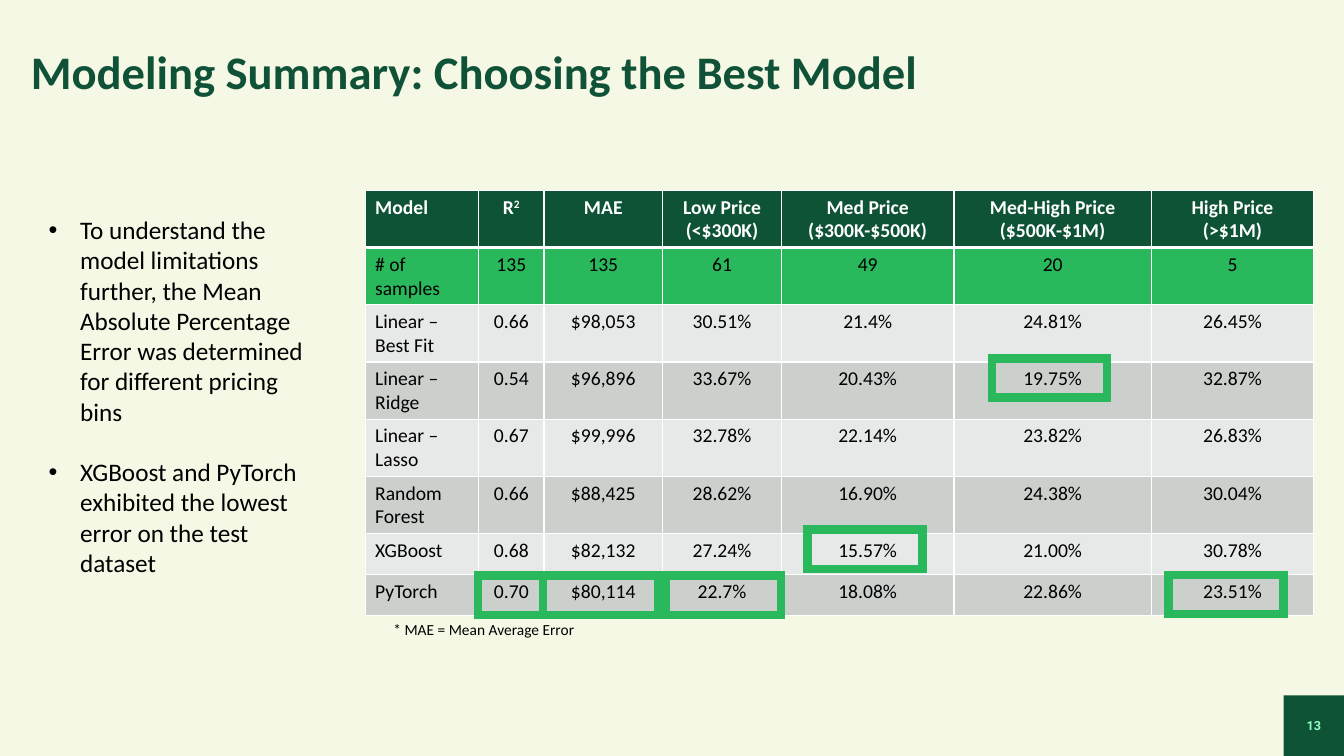
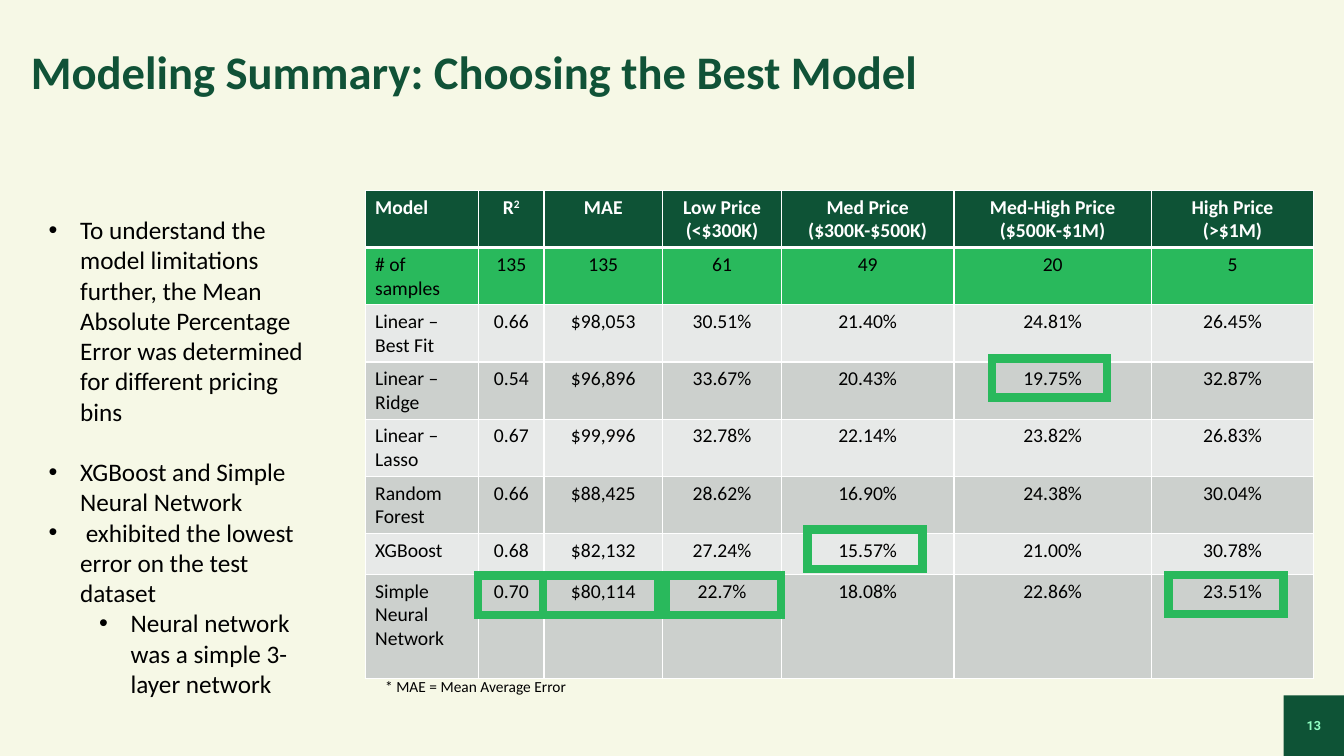
Before and after one commit to benpeters252/Projects, a slide deck: slide 13 of Springboard/Capstone MN Housing Cost/MN Housing.pptx. Drawn at 1344x756 pixels with LibreOffice and Linux fonts; fonts in the diff are those of the drawing. Boxes give left, top, right and bottom in pixels: in the first picture for what was removed or moved away, otherwise in the second. Text is boxed around its words. In the diff, an @@ line names an element or a change of style, - is before the commit and + after.

```diff
--- a/Springboard/Capstone MN Housing Cost/MN Housing.pptx
+++ b/Springboard/Capstone MN Housing Cost/MN Housing.pptx
@@ table at [365,191,1315,679] @@
-row 3, column 5: 21.4%
+row 3, column 5: 21.40%
-row 8, column 1: PyTorch
+row 8, column 1: Simple Neural Network
@@ text at [80,463,293,697]: text changed @@
-• XGBoost and PyTorch exhibited the lowest error on the test dataset
+• XGBoost and Simple Neural Network
+• exhibited the lowest error on the test dataset
+  • Neural network was a simple 3-layer network
@@ text "* MAE = Mean Average ...": place and size @@
-text "* MAE = Mean Average ..." at [405,625,575,638]
+text "* MAE = Mean Average ..." at [396,682,566,695]
```
Also in this commit, not shown: 7 other slides changed, 2 other files.
